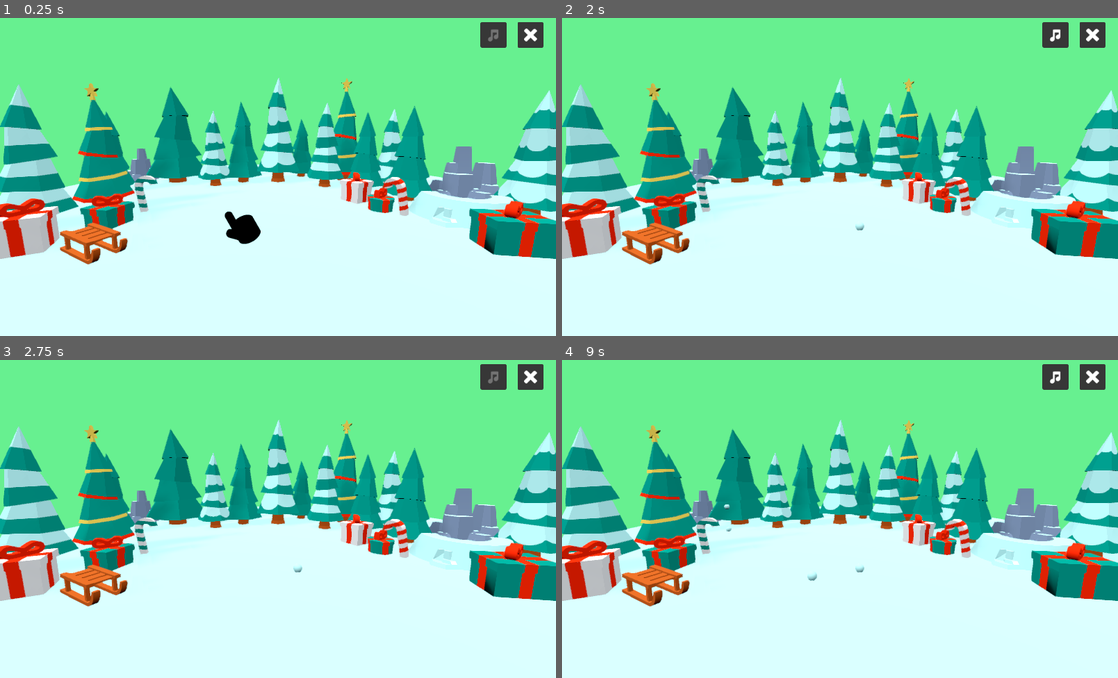
Above: before the commit, frames 1-4 (two rows, left to right).
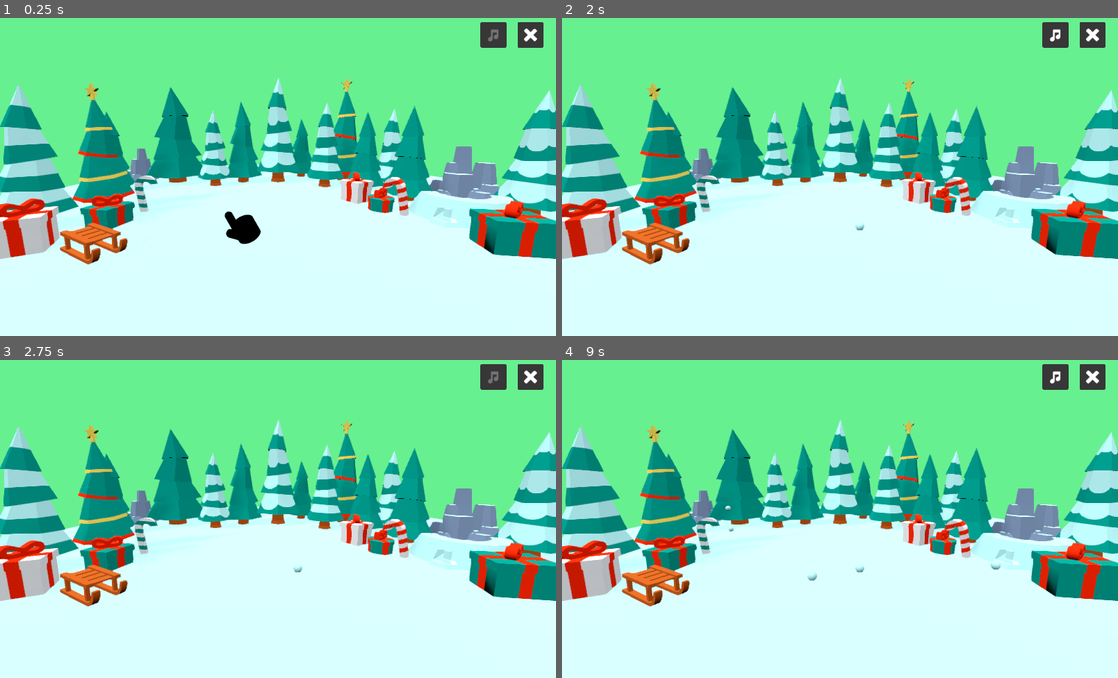
Above: after the commit, the same moments.

Repository: romualdk/game-godot-snowman
Game: Godot game, scene res://scenes/Main.tscn
The game is run twice, just before and just after one commit, with the same random seed, the same clock (stepped at 60 frames per second) and the same inputs.
Inputs (mouse positions are in pixels of both pictures, inside the frame that each line leads up to):
- Up to frame 1 (0.25 s): no input
- Up to frame 2 (2 s): click (856, 227) at 0.5 s; click (1056, 33) at 1.27 s
- Up to frame 3 (2.75 s): tap Enter at 2 s; move the mouse to (400, 499) at 2.02 s; click (400, 499) at 2.1 s
- Up to frame 4 (9 s): tap Space at 2.75, 4.25, 5.75 s; move the mouse to (728, 531) at 2.77 s; click (728, 531) at 2.85 s; tap Enter at 3.5, 5 s; move the mouse to (895, 442) at 3.52 s; click (895, 442) at 3.6 s; move the mouse to (812, 579) at 4.27 s; click (812, 579) at 4.35 s; move the mouse to (1006, 563) at 5.02 s; click (1006, 563) at 5.1 s; move the mouse to (673, 468) at 5.77 s; click (673, 468) at 5.85 s; move the mouse to (867, 515) at 6.52 s; click (867, 515) at 6.6 s; move the mouse to (756, 433) at 7.27 s; click (756, 433) at 7.35 s; move the mouse to (962, 499) at 8.02 s; click (962, 499) at 8.1 s; move the mouse to (728, 531) at 8.77 s; click (728, 531) at 8.85 s

Frames 1-3 are identical in both runs. In frame 4, less than 0.1% of the frame differs, in the area x 29-79%, y 45-66%.

Commit message:
move snowball to layes 1 and 2

Diff:
--- a/scenes/Snowball/Snowball.tscn
+++ b/scenes/Snowball/Snowball.tscn
@@ -14,9 +14,9 @@
 [sub_resource type="SphereShape" id=3]
 resource_local_to_scene = true
 
-[node name="Snowball" type="RigidBody" groups=[
-"snowballs",
-]]
+[node name="Snowball" type="RigidBody" groups=["snowballs"]]
+collision_layer = 3
+collision_mask = 3
 mass = 0.102041
 physics_material_override = SubResource( 1 )
 gravity_scale = 0.5
@@ -25,7 +25,7 @@
 script = ExtResource( 1 )
 
 [node name="MeshInstance" type="MeshInstance" parent="."]
-layers = 2
+layers = 3
 mesh = SubResource( 2 )
 material/0 = ExtResource( 2 )
 
